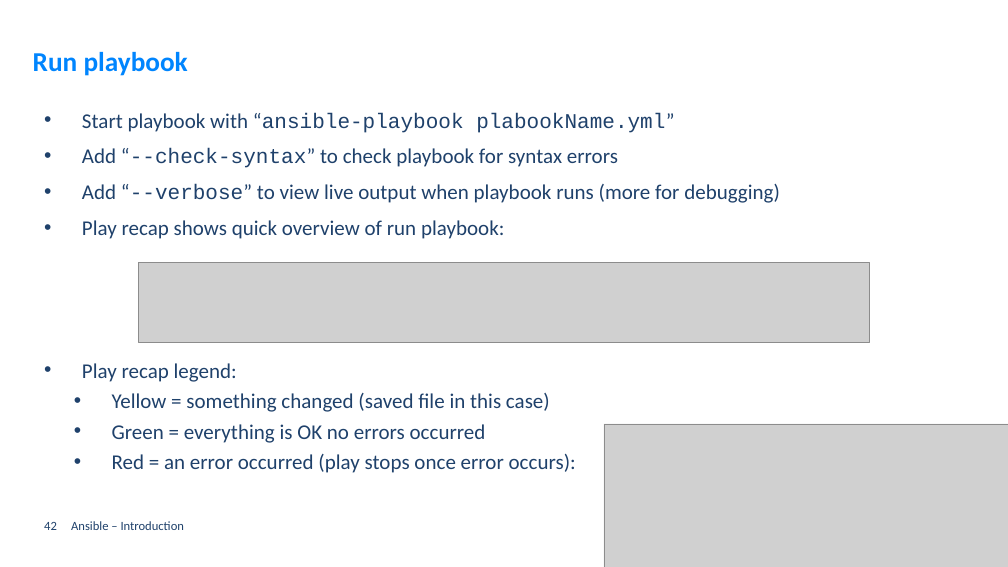
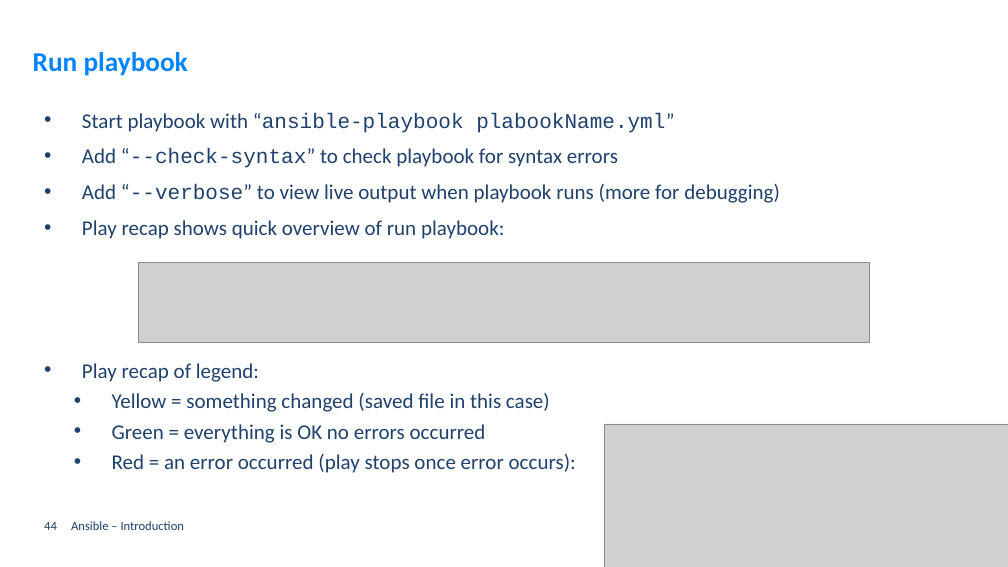
Before and after one commit to GerritVanMol/Ansible_Introduction-21_22, a slide deck: slide 44 of Documents/Ansible_BasicsAndHowToGetStarted.pptx (slide 42 before the commit). Drawn at 1008x567 pixels with LibreOffice and Linux fonts; fonts in the diff are those of the drawing; grey boxes stand for pictures; background and template pictures are left out. Boxes give left, top, right and bottom in pixels: in the first picture for what was removed or moved away, otherwise in the second. Text is boxed around its words. In the diff, an @@ line names an element or a change of style, - is before the commit and + after.

```diff
--- a/Documents/Ansible_BasicsAndHowToGetStarted.pptx
+++ b/Documents/Ansible_BasicsAndHowToGetStarted.pptx
@@ text at (82, 363, 259, 382): text changed @@
-• Play recap legend:
+• Play recap of legend:
@@ page number at (44, 522, 57, 530): text changed @@
-42
+44
```
Also in this commit, not shown: 2 other slides changed, 2 slides added.
